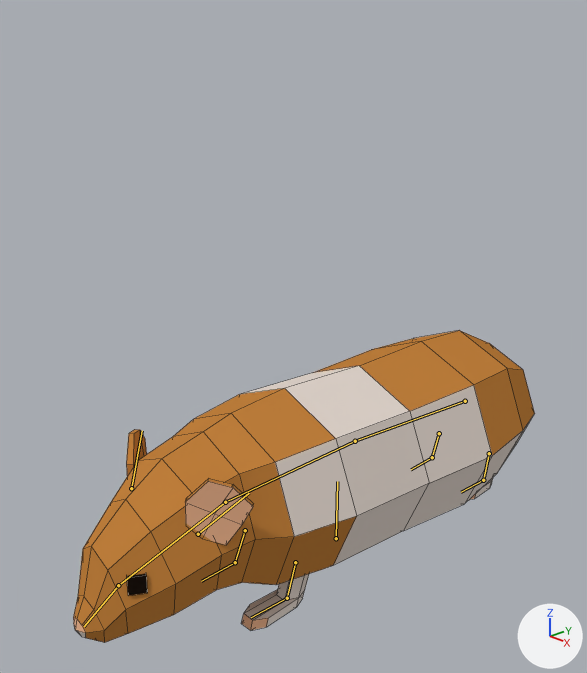
Before and after pictures for a commit that changed the Blender file Assets/Art/3D/Hamster/Hamster_Blender.blend.
Camera for both pictures: a 50 mm camera at (2.68, -2.85, 2.61) aimed at (-0.14, -0.2, 1.21). The axes (+X, +Y, +Z) are drawn at lower right. The lights are the same throughout. The older version comes first. Both versions are drawn at frame 1 of the action 'Hamster_Jump'; the numbers are the values there. The bones that bend it are drawn over the model as lines. Mesh edges are drawn as thin lines.

The first picture shows 'Mesh_Hamster'.
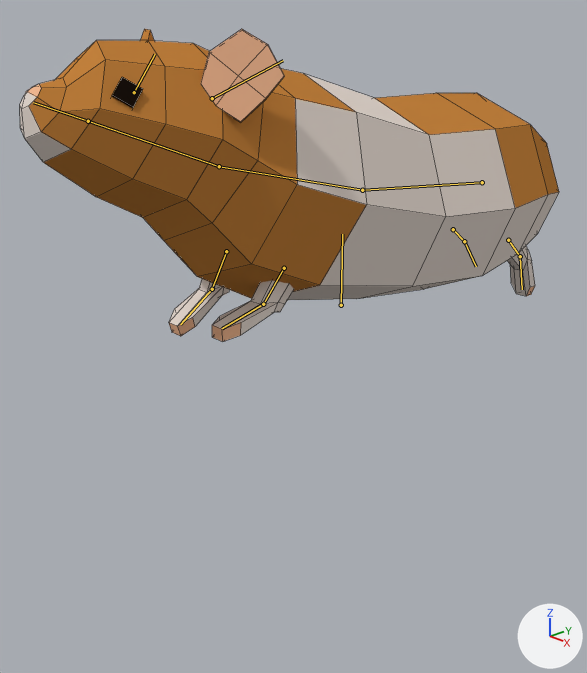
What differs and where, as boxes [x1, y1, x2, y2] in the pictures (587 x 673 px):
'Mesh_Hamster', posed (17% wider)
    before: [73, 330, 535, 643]
    after: [20, 29, 559, 342]
bone 'Bone', root to tip
    before: (336, 538) to (337, 481)
    after: (341, 305) to (342, 234)
bone 'Chest', root to tip
    before: (355, 441) to (225, 502)
    after: (362, 190) to (219, 166)
bone 'FrontLeg.L', root to tip
    before: (295, 562) to (287, 598)
    after: (284, 268) to (263, 304)
bone 'FrontFoot.L', root to tip
    before: (287, 598) to (251, 617)
    after: (263, 304) to (222, 328)
bone 'FrontLeg.R', root to tip
    before: (245, 530) to (235, 562)
    after: (226, 251) to (212, 289)
bone 'FrontFoot.R', root to tip
    before: (235, 562) to (201, 581)
    after: (212, 289) to (180, 324)
bone 'Head', root to tip
    before: (225, 502) to (118, 585)
    after: (219, 166) to (88, 121)
bone 'Nose', root to tip
    before: (118, 585) to (84, 626)
    after: (88, 121) to (33, 102)
bone 'Ear.L', root to tip
    before: (198, 534) to (249, 493)
    after: (212, 98) to (283, 60)
bone 'Ear.R', root to tip
    before: (131, 488) to (142, 430)
    after: (134, 92) to (155, 54)
bone 'BackLeg.L', root to tip
    before: (489, 453) to (483, 480)
    after: (508, 240) to (520, 256)
bone 'BackFoot.L', root to tip
    before: (483, 480) to (461, 492)
    after: (520, 256) to (522, 289)
bone 'BackLeg.R', root to tip
    before: (439, 433) to (432, 457)
    after: (453, 229) to (464, 241)
bone 'BackFoot.R', root to tip
    before: (432, 457) to (411, 469)
    after: (464, 241) to (476, 266)

What the commit changed:
Bone 'Bone' (bone_bone) moves from (0.0, 0.0, 0.0) to (0.0, 3.77, 0.0).
Bone 'Chest' (bone_chest) turns from (0, 0, 0) to (-13, 0, 0) degrees about its own x, y and z.
Bone 'FrontLeg.L' (bone_frontleg_l) turns from (0, 0, 0) to (-2, 0, -9) degrees about its own x, y and z.
Bone 'FrontFoot.L' (bone_frontfoot_l) turns from (0, 0, 0) to (7, -4, 37) degrees about its own x, y and z.
Bone 'FrontLeg.R' (bone_frontleg_r) turns from (0, 0, 0) to (1, 0, -6) degrees about its own x, y and z.
Bone 'FrontFoot.R' (bone_frontfoot_r) turns from (0, 0, 0) to (7, 4, -40) degrees about its own x, y and z.
Bone 'Head' (bone_head) turns from (0, 0, 0) to (-23, 0, 0) degrees about its own x, y and z.
Bone 'Nose' (bone_nose) turns from (0, -1, -2) to (-15, 0, 0) degrees about its own x, y and z.
Bone 'Ear.L' (bone_ear_l) turns from (0, 0, 0) to (5, 8, 15) degrees about its own x, y and z.
Bone 'Ear.R' (bone_ear_r) turns from (0, 0, 0) to (6, -10, -19) degrees about its own x, y and z.
Bone 'BackLeg.L' (bone_backleg_l) turns from (0, 0, 0) to (12, -5, 63) degrees about its own x, y and z.
Bone 'BackFoot.L' (bone_backfoot_l) turns from (0, 0, 0) to (8, -5, 42) degrees about its own x, y and z.
Bone 'BackLeg.R' (bone_backleg_r) turns from (0, 0, 0) to (13, 6, -71) degrees about its own x, y and z.
Bone 'BackFoot.R' (bone_backfoot_r) turns from (0, 0, 0) to (9, 6, -52) degrees about its own x, y and z.
